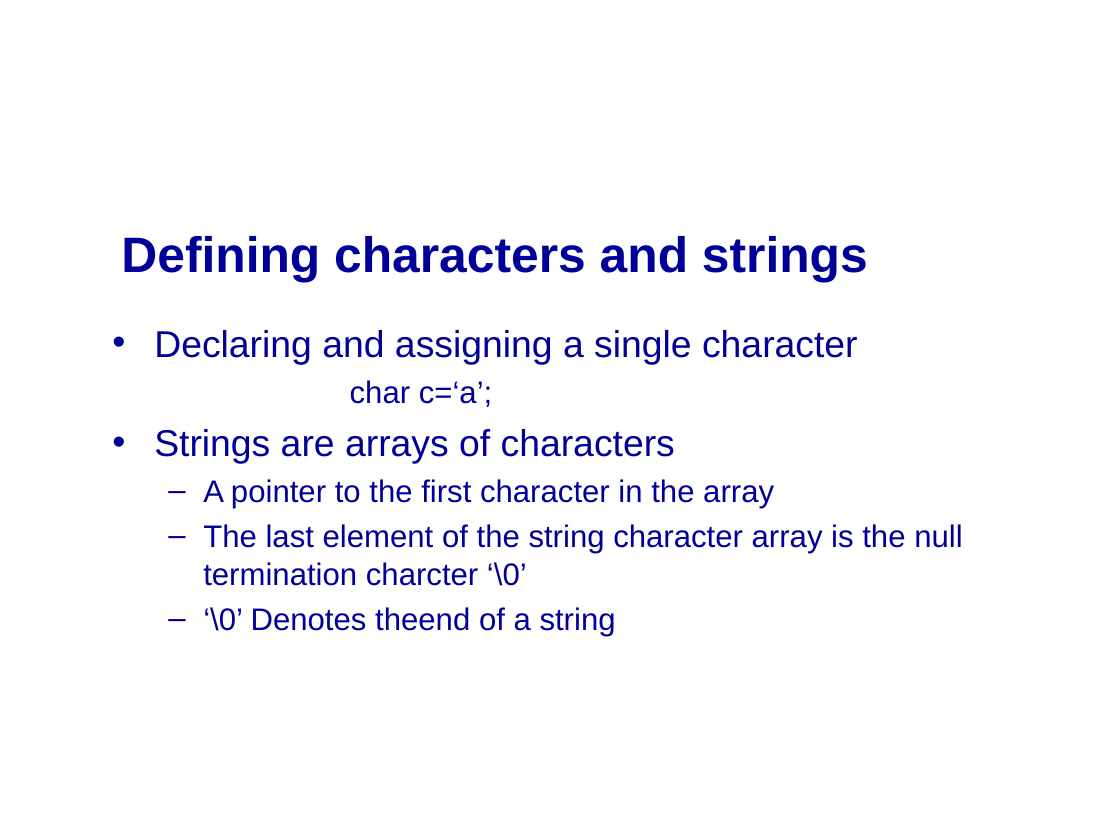
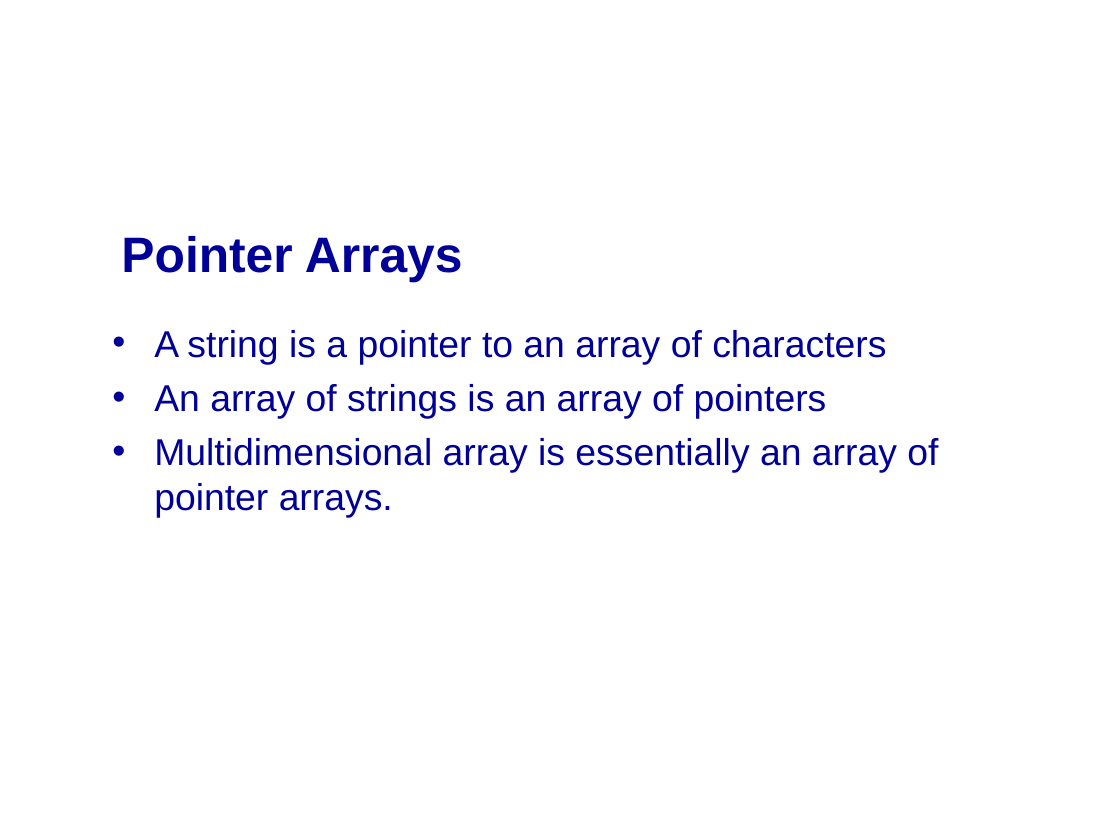
Before and after one commit to mikeg64/iome, a slide deck: slide 25 of src/examples/course/c/presentation/IntrotoC3.ppt (slide 3 before the commit). Drawn at 1120x840 pixels with LibreOffice and Linux fonts; fonts in the diff are those of the drawing; background and template pictures are left out. Boxes give left, top, right and bottom in pixels: in the first picture for what was removed or moved away, otherwise in the second. Text is boxed around its words. In the diff, an @@ line names an element or a change of style, - is before the commit and + after.

```diff
--- a/src/examples/course/c/presentation/IntrotoC3.ppt
+++ b/src/examples/course/c/presentation/IntrotoC3.ppt
@@ title at <box>121,236,463,282</box>: text changed @@
-Defining characters and strings
+Pointer Arrays
@@ text at <box>154,330,938,517</box>: text changed; size 20 to 24 pt @@
-• Declaring and assigning a single character
-  char c=‘a’;
-• Strings are arrays of characters
-  – A pointer to the first character in the array
-  – The last element of the string character array is the null termination charcter ‘\0’
-  – ‘\0’ Denotes theend of a string
+• A string is a pointer to an array of characters
+• An array of strings is an array of pointers
+• Multidimensional array is essentially an array of pointer arrays.
```
Also in this commit, not shown: 2 other slides changed, 53 slides added, 24 slides removed, 5 other files.
